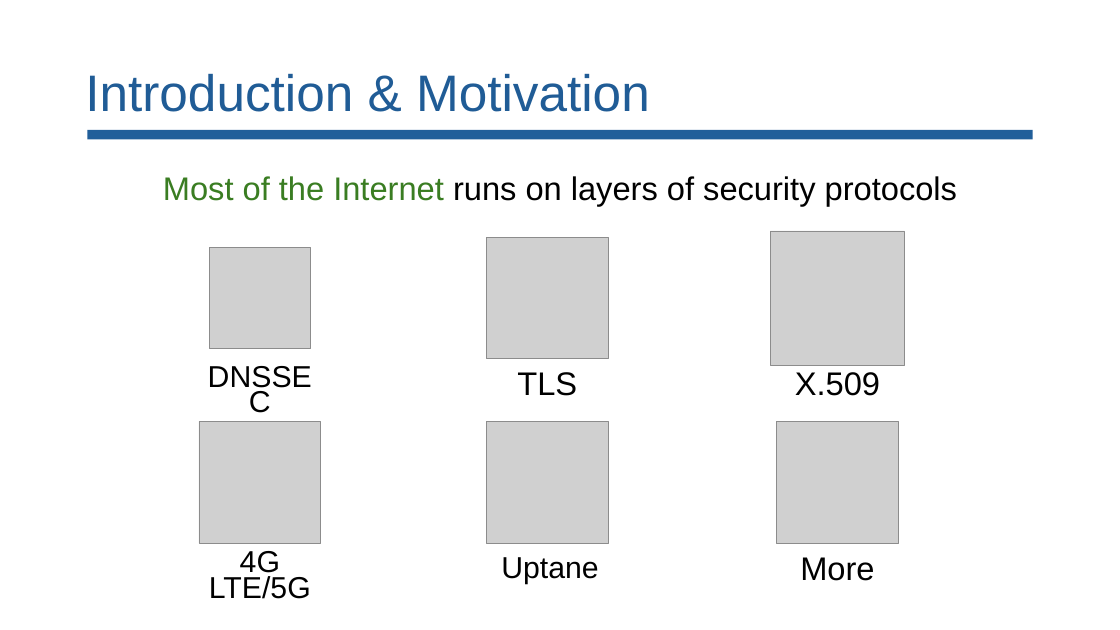
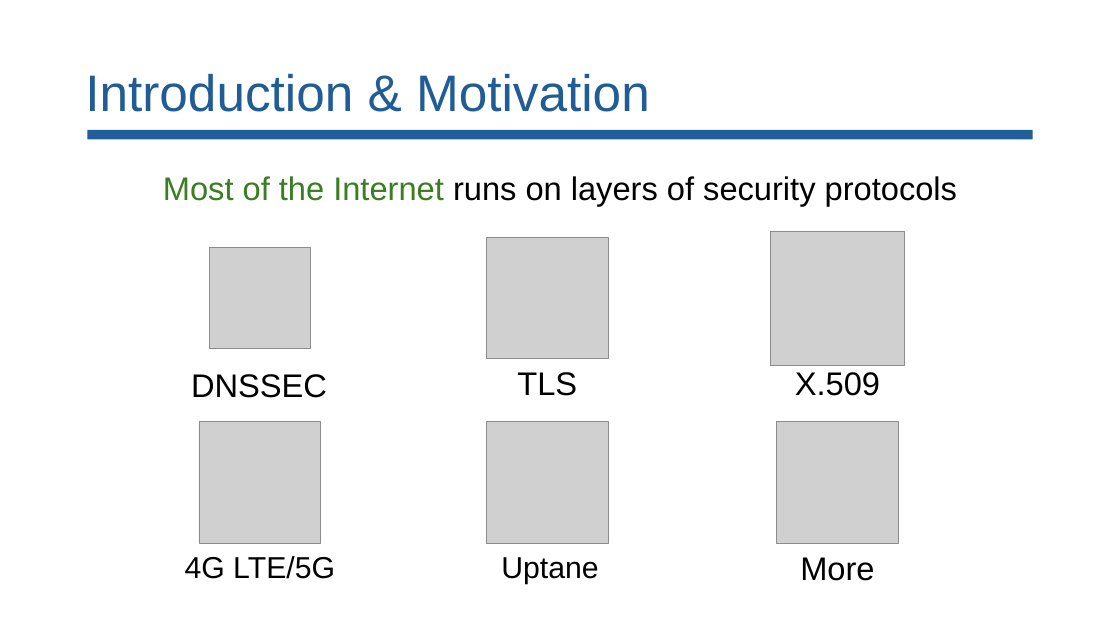
Before and after one commit to lorchrob/comp_slides, a slide deck: slide 2 of comp.pptx. Drawn at 1120x630 pixels with LibreOffice and Linux fonts; fonts in the diff are those of the drawing; grey boxes stand for pictures. Boxes give left, top, right and bottom in pixels: in the first picture for what was removed or moved away, otherwise in the second. Text is boxed around its words. In the diff, an @@ line names an element or a change of style, - is before the commit and + after.

```diff
--- a/comp.pptx
+++ b/comp.pptx
@@ text "DNSSEC": place and size @@
-text "DNSSEC" at (193, 363, 327, 425)
+text "DNSSEC" at (191, 374, 327, 398)
@@ text "DNSSEC" at (191, 374, 327, 398): size 25.9 to 28 pt; line spacing 0.7 to 0.9 @@
@@ text "4G LTE/5G": place and size @@
-text "4G LTE/5G" at (209, 551, 311, 599)
+text "4G LTE/5G" at (185, 556, 335, 579)
@@ text "4G LTE/5G" at (185, 556, 335, 579): line spacing 0.7 to 0.9 @@
```
Also in this commit, not shown: 36 other slides changed, 6 slides added.
